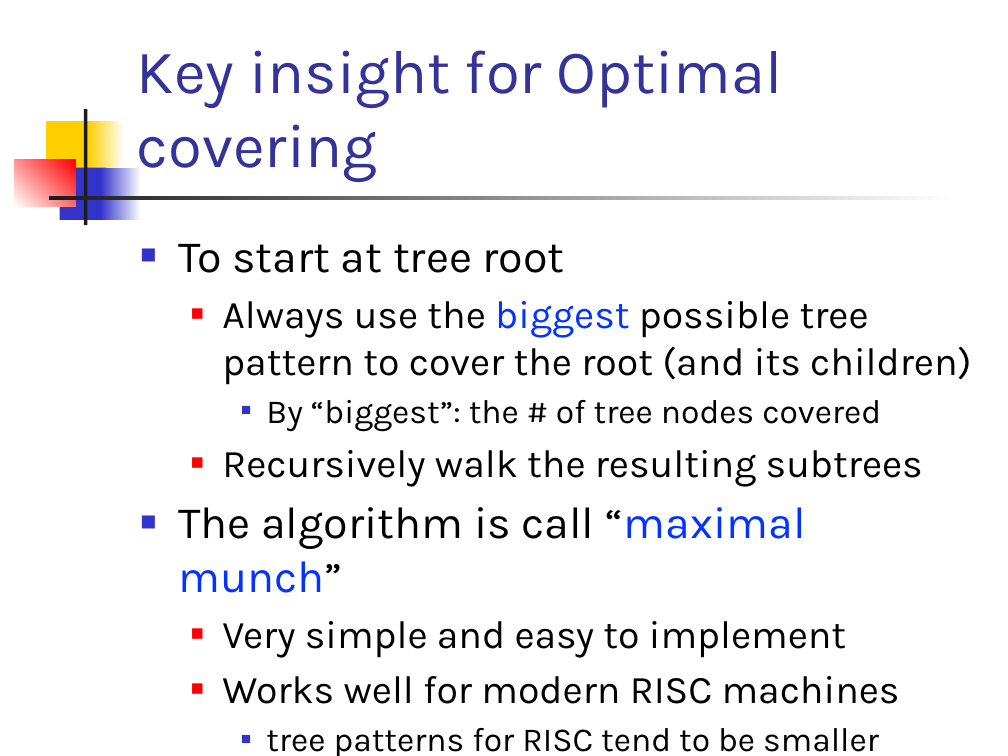
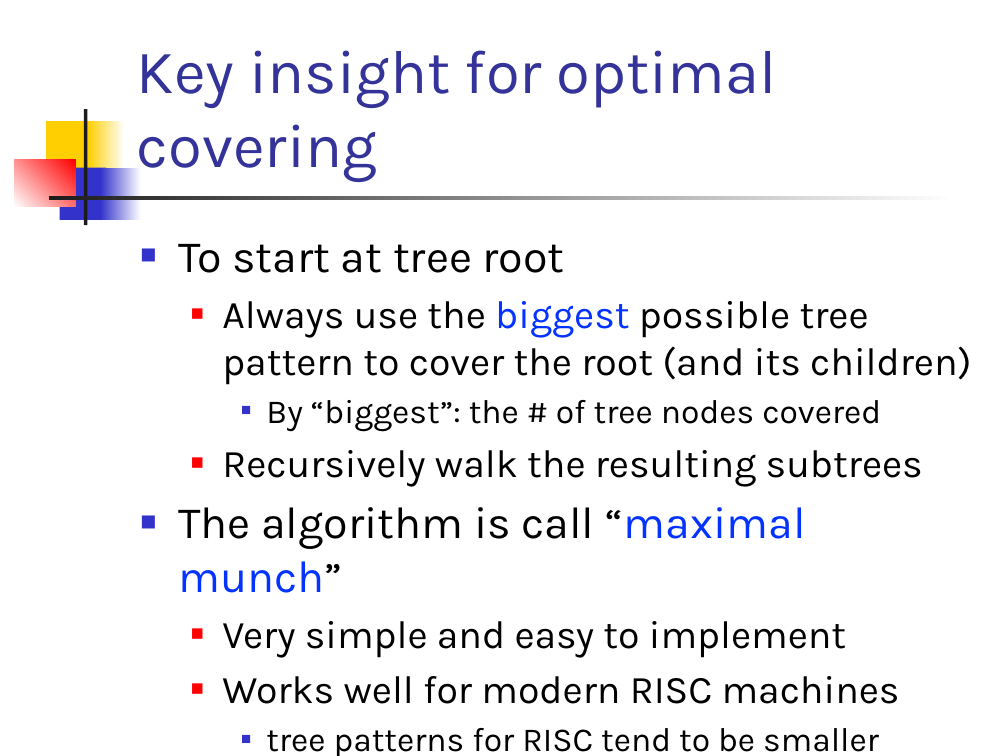
Before and after one commit to csslab-ustc/csslab-ustc.github.io, a slide deck: slide 16 of courses/compiler/slides/lec15-instr-select-tree.pptx. Drawn at 1008x756 pixels with LibreOffice and Linux fonts; fonts in the diff are those of the drawing. Boxes give left, top, right and bottom in pixels: in the first picture for what was removed or moved away, otherwise in the second. Text is boxed around its words. In the diff, an @@ line names an element or a change of style, - is before the commit and + after.

```diff
--- a/courses/compiler/slides/lec15-instr-select-tree.pptx
+++ b/courses/compiler/slides/lec15-instr-select-tree.pptx
@@ title at (137, 50, 777, 182): text changed @@
-Key insight for Optimal covering
+Key insight for optimal covering
```
Also in this commit, not shown: 4 other slides changed.
